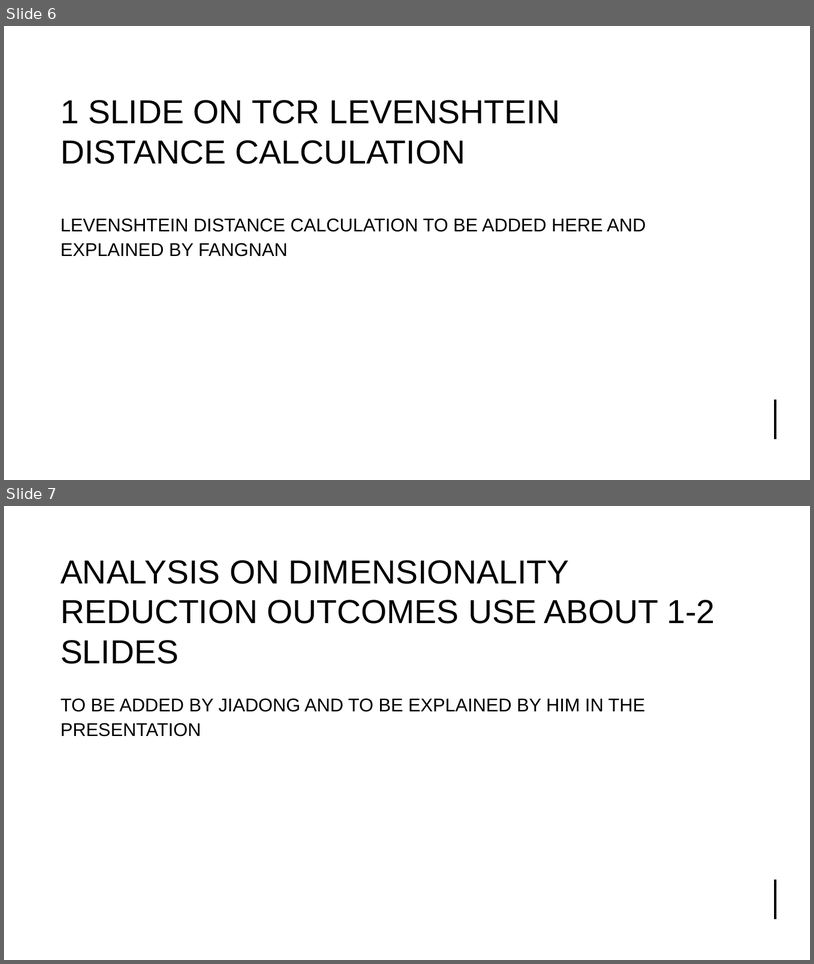
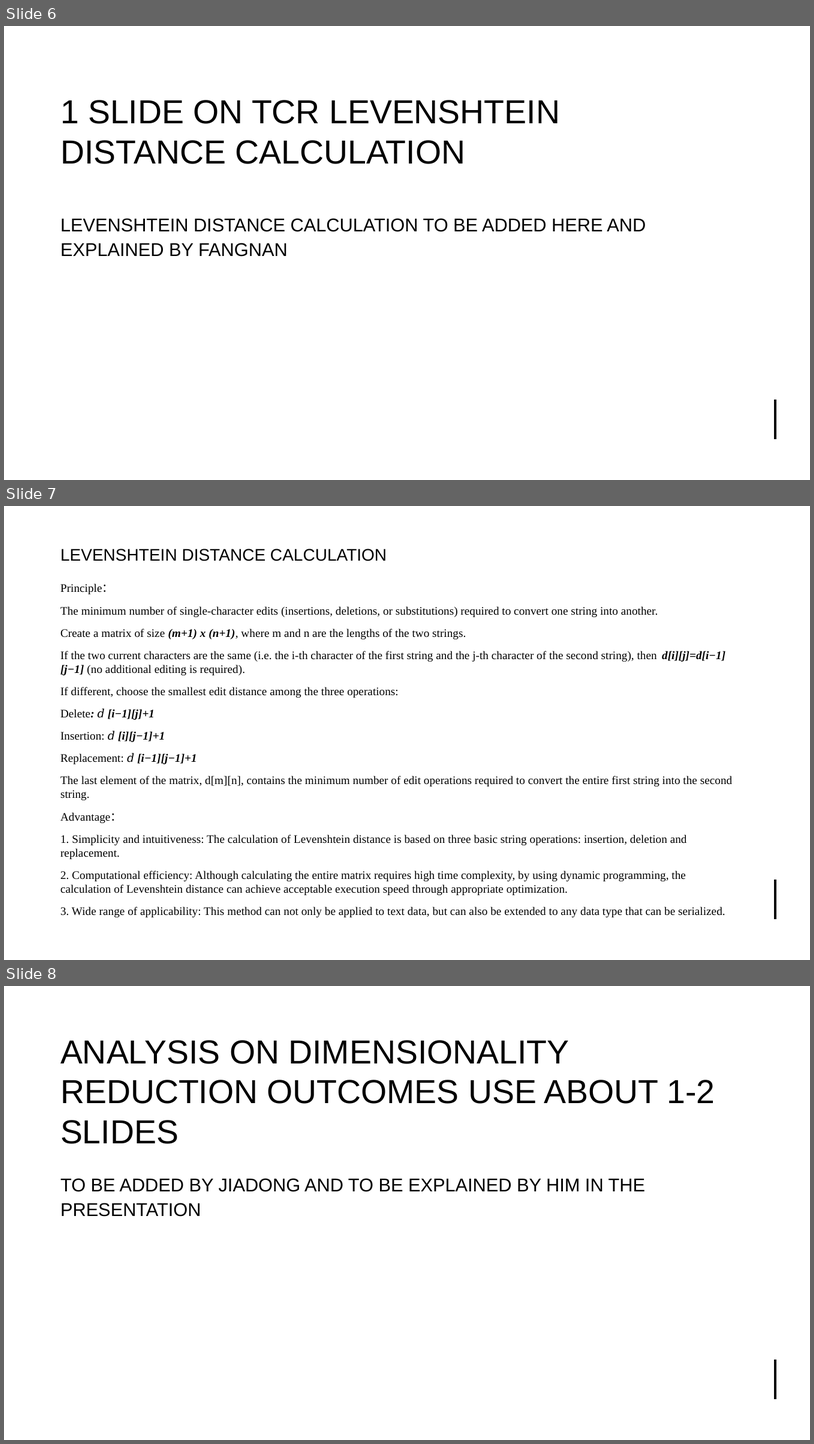
Before and after one commit to UoB-DSMP-2023-24/dsmp-2024-group4, a slide deck: summative presentation/Summative Oral Presentation-Group 4.pptx. Shown one above the other, each under a label of ours: slides 6 and 7 before the commit, slides 6, 7 and 8 after it. The pictures are 814x964 and 814x1444 pixels, drawn with LibreOffice and Linux fonts; fonts in the diff are those of the drawing. Boxes give left, top, right and bottom in pixels: in the first picture for what was removed or moved away, otherwise in the second. Text is boxed around its words. In the diff, an @@ line names an element or a change of style, - is before the commit and + after.

```diff
--- a/summative presentation/Summative Oral Presentation-Group 4.pptx
+++ b/summative presentation/Summative Oral Presentation-Group 4.pptx
@@ slide 7 added at box(4, 506, 810, 960), background #FFFFFF; not listed: 3 template elements that a slide beside it also shows @@
@@ title added at box(60, 549, 387, 561), 20 pt, text #000000 @@
+LEVENSHTEIN DISTANCE CALCULATION
@@ text added at box(60, 583, 732, 917), 13.8 pt, text #000000 @@
+Principle：
+The minimum number of single-character edits (insertions, deletions, or substitutions) required to convert one string into another.
+Create a matrix of size (m+1) x (n+1), where m and n are the lengths of the two strings.
+If the two current characters are the same (i.e. the i-th character of the first string and the j-th character of the second string), then d[i][j]=d[i−1][j−1] (no additional editing is required).
+If different, choose the smallest edit distance among the three operations:
+Delete: 𝑑 [i−1][j]+1
+Insertion: 𝑑 [i][j−1]+1
+Replacement: 𝑑 [i−1][j−1]+1
+The last element of the matrix, d[m][n], contains the minimum number of edit operations required to convert the entire first string into the second string.
+Advantage：
+1. Simplicity and intuitiveness: The calculation of Levenshtein distance is based on three basic string operations: insertion, deletion and replacement.
+2. Computational efficiency: Although calculating the entire matrix requires high time complexity, by using dynamic programming, the calculation of Levenshtein distance can achieve acceptable execution speed through appropriate optimization.
+3. Wide range of applicability: This method can not only be applied to text data, but can also be extended to any data type that can be serialized.
@@ what was slide 7 is now slide 8 @@
```
Also in this commit, not shown: 1 other slide added.
